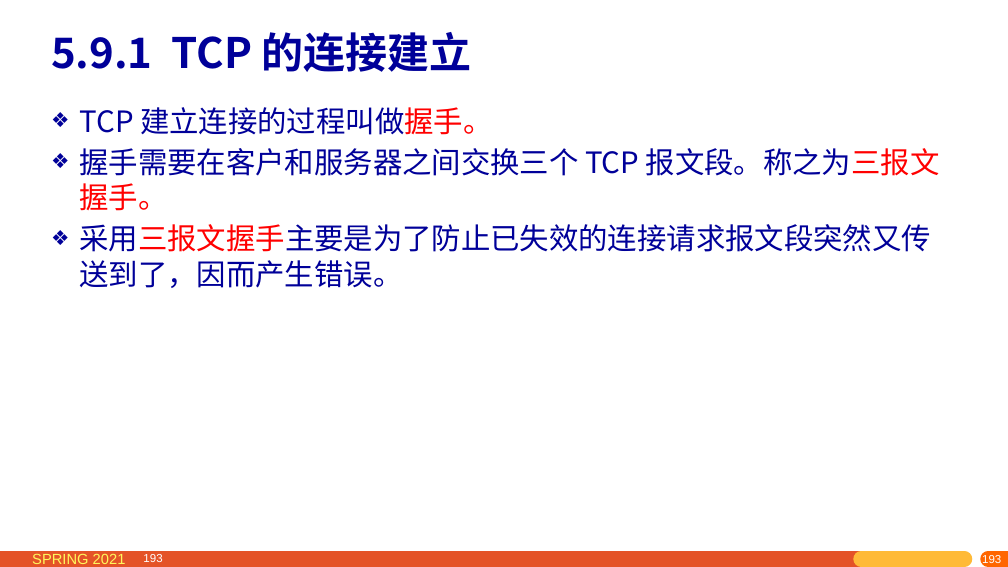
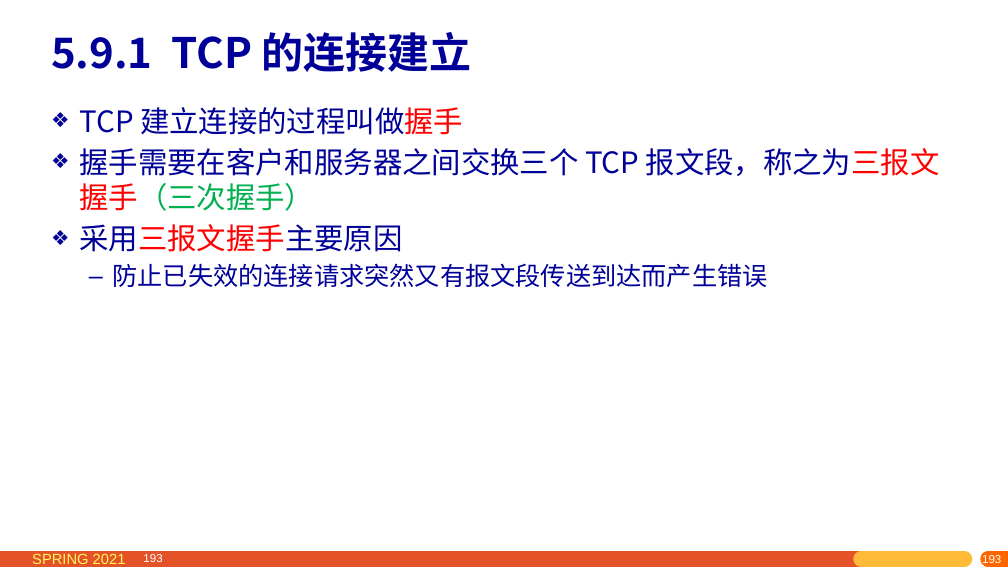
Before and after one commit to network-whu/2021, a slide deck: slide 193 of slides/instruction/05.pptx. Drawn at 1008x567 pixels with LibreOffice and Linux fonts; fonts in the diff are those of the drawing. Boxes give left, top, right and bottom in pixels: in the first picture for what was removed or moved away, otherwise in the second. Text is boxed around its words. In the diff, an @@ line names an element or a change of style, - is before the commit and + after.

```diff
--- a/slides/instruction/05.pptx
+++ b/slides/instruction/05.pptx
@@ text at [79, 107, 940, 287]: text changed @@
-❖ TCP 建立连接的过程叫做握手。
-❖ 握手需要在客户和服务器之间交换三个 TCP 报文段。称之为三报文握手。
-❖ 采用三报文握手主要是为了防止已失效的连接请求报文段突然又传送到了，因而产生错误。
+❖ TCP 建立连接的过程叫做握手
+❖ 握手需要在客户和服务器之间交换三个 TCP 报文段，称之为三报文握手（三次握手）
+❖ 采用三报文握手主要原因
+  – 防止已失效的连接请求突然又有报文段传送到达而产生错误
```
Also in this commit, not shown: 16 other slides changed, 1 other file.
